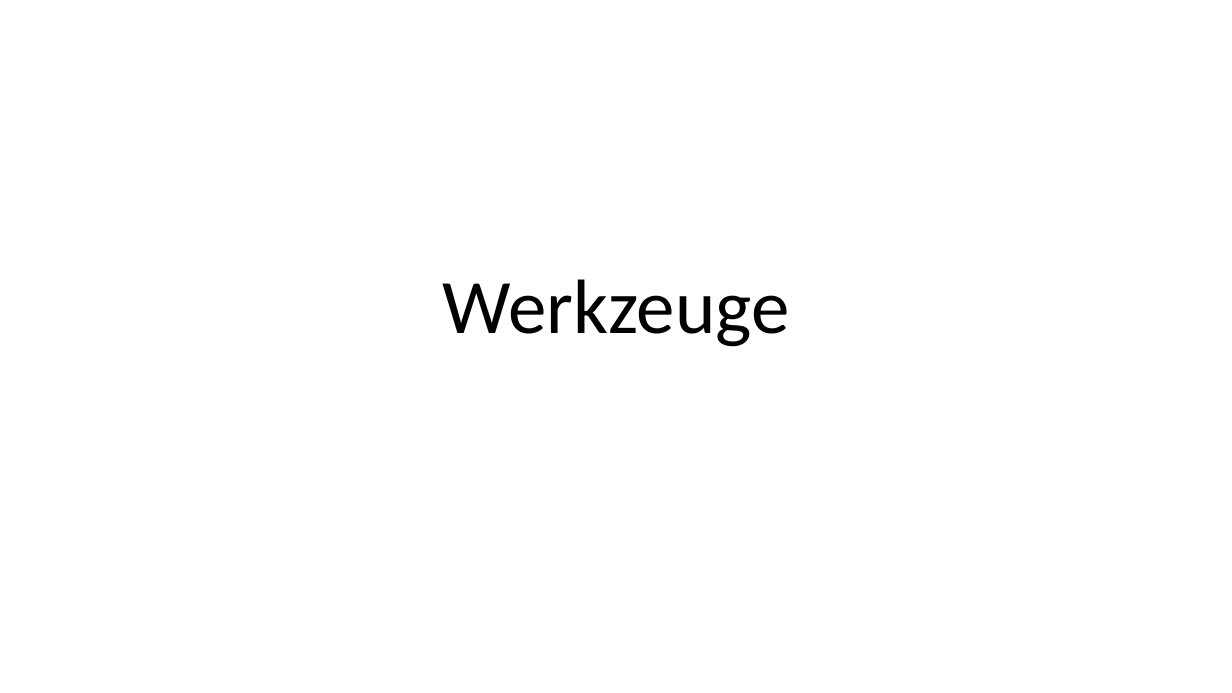
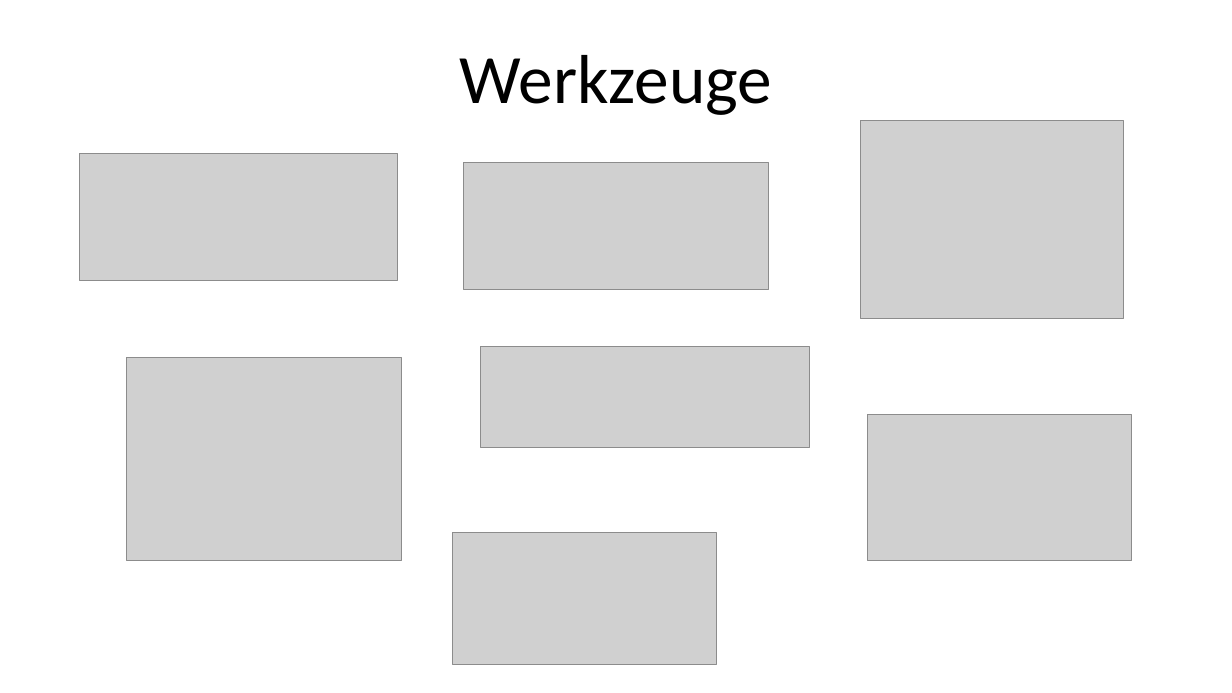
Before and after one commit to ChristianSchorr/repeated_games_pse, a slide deck: slide 3 of Dokumente/Implementierung/Präsentation/Präsentation.pptx. Drawn at 1232x693 pixels with LibreOffice and Linux fonts; fonts in the diff are those of the drawing; grey boxes stand for pictures. Boxes give left, top, right and bottom in pixels: in the first picture for what was removed or moved away, otherwise in the second. Text is boxed around its words. In the diff, an @@ line names an element or a change of style, - is before the commit and + after.

Commit message:
präsentation update

```diff
--- a/Dokumente/Implementierung/Präsentation/Präsentation.pptx
+++ b/Dokumente/Implementierung/Präsentation/Präsentation.pptx
@@ title "Werkzeuge": place and size @@
-title "Werkzeuge" at [442, 279, 789, 347]
+title "Werkzeuge" at [460, 55, 772, 115]
@@ title "Werkzeuge" at [460, 55, 772, 115]: size 60 to 54 pt @@
@@ picture added at [860, 120, 1124, 318] @@
@@ picture added at [79, 153, 397, 281] @@
@@ picture added at [464, 162, 769, 289] @@
@@ picture added at [127, 358, 401, 560] @@
@@ picture added at [481, 347, 810, 447] @@
@@ picture added at [868, 414, 1131, 560] @@
@@ picture added at [453, 532, 716, 665] @@
```
Also in this commit, not shown: 1 other slide changed, 8 slides removed, 3 other files.
